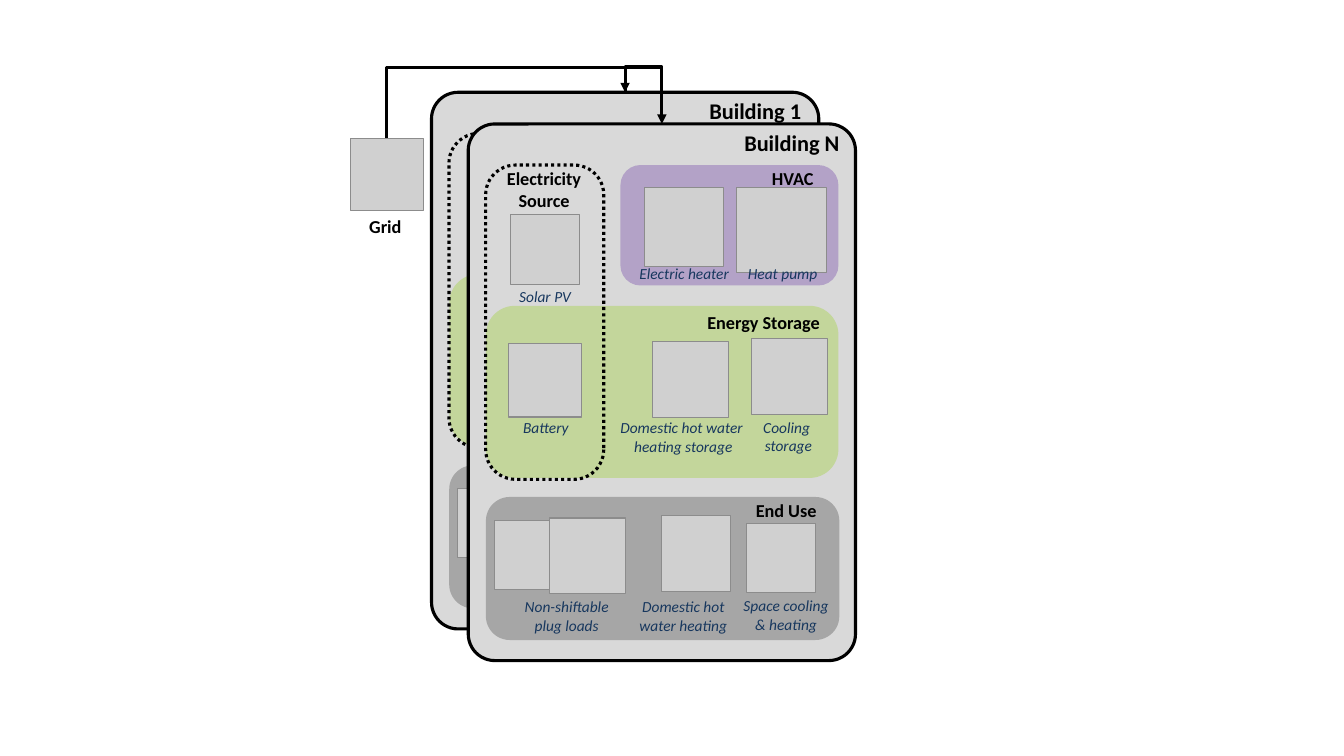
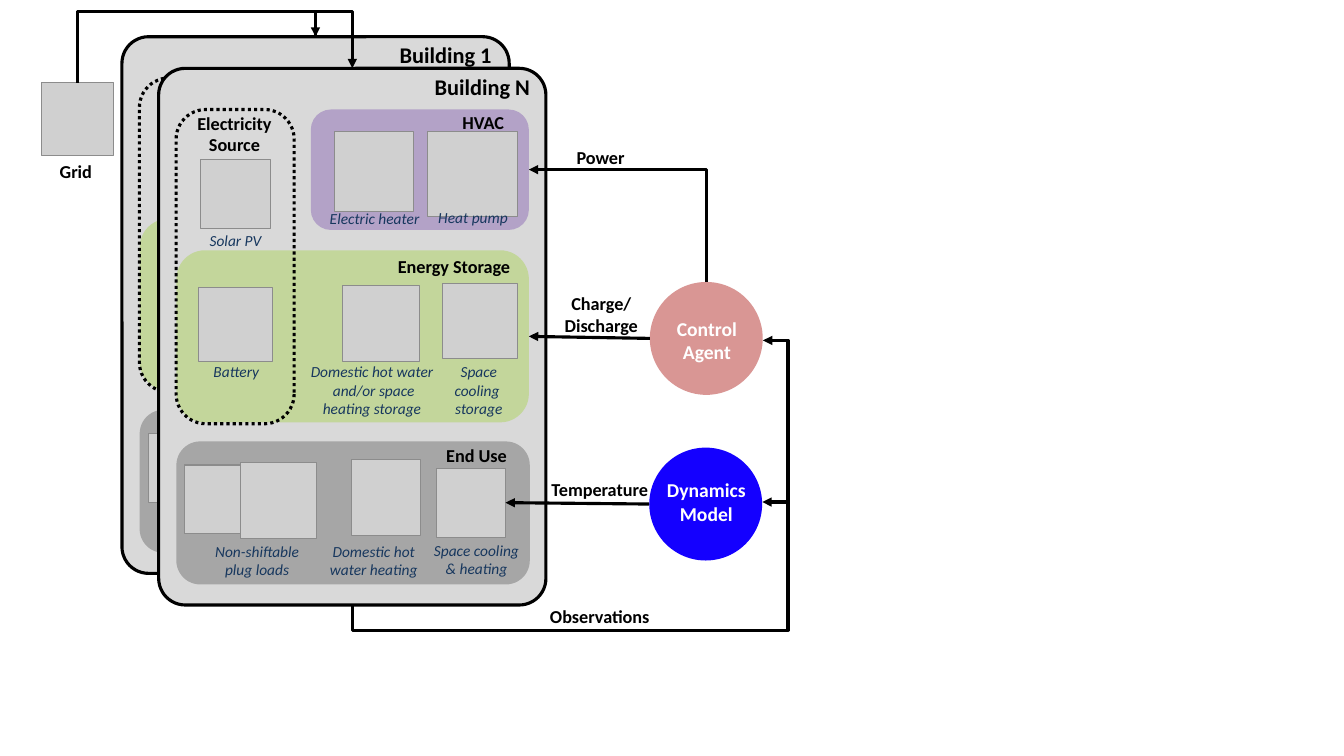
Before and after one commit to intelligent-environments-lab/CityLearn, a slide deck: slide 4 of assets/images/ccai_citylearn_systems.pptx. Drawn at 1344x756 pixels with LibreOffice and Linux fonts; fonts in the diff are those of the drawing; grey boxes stand for pictures. Boxes give left, top, right and bottom in pixels: in the first picture for what was removed or moved away, otherwise in the second. Text is boxed around its words. In the diff, an @@ line names an element or a change of style, - is before the commit and + after.

Commit message:
updated

```diff
--- a/assets/images/ccai_citylearn_systems.pptx
+++ b/assets/images/ccai_citylearn_systems.pptx
@@ 17 texts, 12 pictures, 9 rounded rectangles, 2 elbow arrows: place and size @@
-17 texts, 12 pictures, 9 rounded rectangles, 2 elbow arrows at (351, 67, 855, 660)
+17 texts, 12 pictures, 9 rounded rectangles, 2 elbow arrows at (41, 11, 545, 605)
@@ elbow arrow added from (707, 282) to (529, 169), #000000 2.25 pt @@
@@ text added at (577, 152, 625, 169), 13 pt, text #000000, bold @@
+Power
@@ text added at (565, 297, 638, 337), 13 pt, text #000000, bold @@
+Charge/
+Discharge
@@ ellipse added at (650, 282, 763, 395), fill #D99694 @@
@@ text added at (677, 322, 737, 362), 14 pt, text #FFFFFF, bold @@
+Control
+Agent
@@ elbow arrow added from (352, 605) to (763, 341), #000000 2.25 pt @@
@@ arrow added from (650, 339) to (529, 337), #000000 2.25 pt @@
@@ text at (311, 366, 434, 417): text changed @@
-Domestic hot water heating storage
+Domestic hot water and/or space
+heating storage
@@ text at (455, 367, 502, 417): text changed @@
-Cooling
-storage
+Space
+cooling
+storage
@@ ellipse added at (649, 448, 762, 561), fill #1400FF @@
@@ arrow added from (649, 504) to (506, 503), #000000 2.25 pt @@
@@ text added at (551, 484, 647, 499), 13 pt, text #000000, bold @@
+Temperature
@@ text added at (667, 483, 746, 521), 14 pt, text #FFFFFF, bold @@
+Dynamics
+Model
@@ arrow added from (788, 502) to (762, 502), #000000 2.25 pt @@
@@ text added at (550, 610, 649, 623), 13 pt, text #000000, bold @@
+Observations
```
Also in this commit, not shown: 1 slide added.
